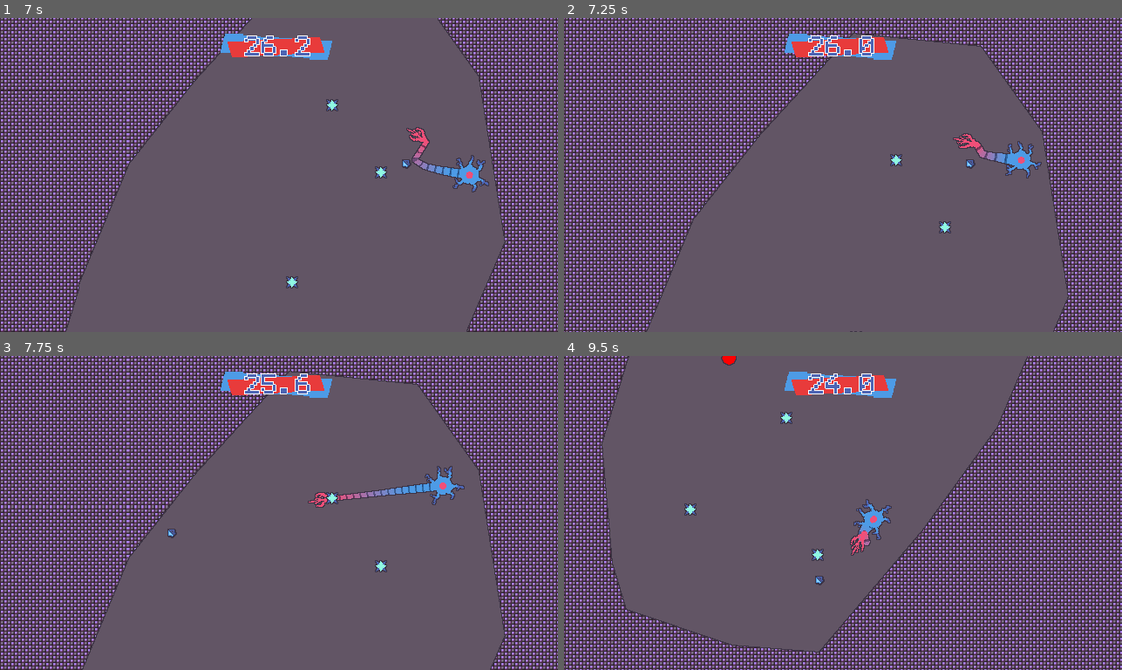
Above: before the commit, frames 1-4 (two rows, left to right).
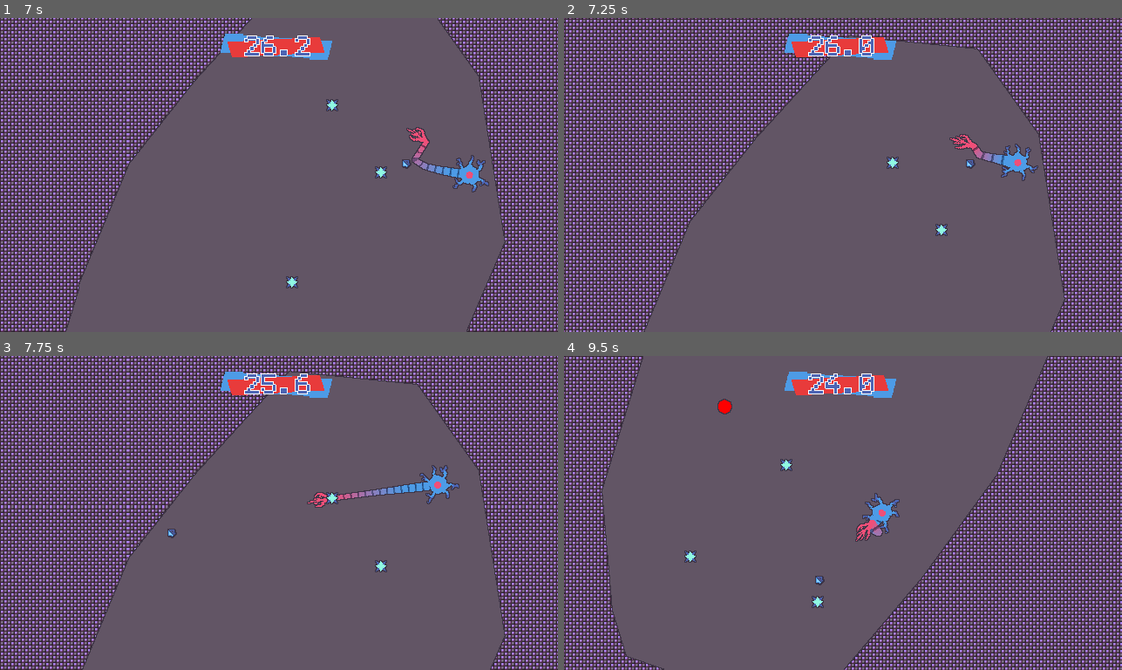
Above: after the commit, the same moments.

Repository: bnhrl/MomentumIsEverythingCountDown
Game: Godot game, scene res://Game/MainMenu/main_menu.tscn
Same seed, same stepped clock (60 frames per second), same inputs: the game is played once before the commit and once after it.
Inputs (mouse positions are in pixels of both pictures, inside the frame that each line leads up to):
- Up to frame 1 (7 s): move the mouse to (279, 288) at 0.52 s; hold D (right) 0.53-1.28 s; click (279, 288) at 0.6 s; move the mouse to (61, 291) at 1.27 s; hold S (down) 1.28-2.03 s; click (61, 291) at 1.35 s; tap Enter at 2 s; move the mouse to (267, 196) at 2.02 s; hold D (right) 2.03-2.78 s; click (267, 196) at 2.1 s; move the mouse to (251, 237) at 2.77 s; hold W (up) 2.78-3.53 s; click (251, 237) at 2.85 s; move the mouse to (446, 222) at 3.52 s; hold A (left) 3.53-5.03 s; click (446, 222) at 3.6 s; move the mouse to (111, 127) at 4.27 s; click (111, 127) at 4.35 s; move the mouse to (306, 175) at 5.02 s; hold S (down) 5.03-5.78 s; click (306, 175) at 5.1 s; move the mouse to (195, 96) at 5.77 s; hold D (right) 5.78-6.53 s; click (195, 96) at 5.85 s; move the mouse to (401, 159) at 6.52 s; hold W (up) from 6.53 s (still down); click (401, 159) at 6.6 s
- Up to frame 2 (7.25 s): keep holding W (up)
- Up to frame 3 (7.75 s): move the mouse to (167, 528) at 7.27 s; release W (up) at 7.28 s; hold D (right) from 7.28 s (still down); click (167, 528) at 7.35 s
- Up to frame 4 (9.5 s): move the mouse to (898, 443) at 8.02 s; release D (right) at 8.03 s; hold S (down) 8.03-8.78 s; click (898, 443) at 8.1 s; move the mouse to (815, 575) at 8.77 s; hold A (left) from 8.78 s (still down); click (815, 575) at 8.85 s

Frame 1 is identical in both runs. In frame 2, 27% of the frame differs, in the area x 0-100%, y 0-100%; in frame 3, 0.7%; in frame 4, 38%.

Commit message:
Navigation automatically scales to bounds now! Awesome!

Diff:
--- a/Game/Levels/Level1/level_1.tscn
+++ b/Game/Levels/Level1/level_1.tscn
@@ -6,9 +6,9 @@
 [ext_resource type="PackedScene" uid="uid://tms7gslr1oip" path="res://Game/Enemies/_Base/enemy.tscn" id="4_nmra5"]
 
 [sub_resource type="NavigationPolygon" id="NavigationPolygon_nmra5"]
-vertices = PackedVector2Array(1017.25, 447.0078, 933.1406, 562.78906, 817.6797, 698.6172, 723.02344, 691.1172, 608.0703, 652.1719, 593.8672, 605.10156, 582.1328, 470.07813, 630, 314.5, 1097.6719, 259.71094, 1068.4766, 74.88281, 630, 309.7578, 685.6875, 176.11719, 760.6172, 81.47656, 863.9922, -31.539063, 1002.4922, -17.5, 1648.0469, 310.34375, 2534.3516, -538.53125, 2566.8672, 318.71875, 1933.7969, 1129.4063, 1621.5234, 826.6797, 345.89844, 1266.7109, 542.3203, 863.4375, 124.3125, 286.27344, 124.32031, 286.27344, 122.22656, 294.20313, 75.09375, 871.21094, 542.5781, 862.28906, -365.70313, 740.64844, 124.46875, 294.34375, 172.82031, -524.5, 125.57031, 281.54688, 126.17969, 274.4297, 126.88281, 266.40625, 1521.2891, -373.15625, 1268.1406, -609.97656, 294.28125, -349.85938, 129.57031, 266.5703)
-polygons = Array[PackedInt32Array]([PackedInt32Array(0, 1, 2, 3, 4, 5, 6, 7, 8), PackedInt32Array(9, 8, 7, 10, 11, 12, 13, 14), PackedInt32Array(15, 16, 17, 18, 19), PackedInt32Array(19, 18, 20, 21), PackedInt32Array(22, 23, 24), PackedInt32Array(25, 26, 21, 20), PackedInt32Array(25, 20, 27), PackedInt32Array(28, 25, 27, 24), PackedInt32Array(24, 27, 29, 22), PackedInt32Array(30, 22, 29, 31), PackedInt32Array(32, 31, 29), PackedInt32Array(16, 15, 33), PackedInt32Array(34, 16, 33, 35, 29), PackedInt32Array(32, 29, 35, 36)])
-outlines = Array[PackedVector2Array]([PackedVector2Array(166, -534, -378, 744, 343, 1277, 1939, 1139, 2577, 322, 2544, -548, 1268, -620)])
+vertices = PackedVector2Array(494.25, 107.00781, 410.14063, 222.78906, 294.6797, 358.6172, 200.02344, 351.1172, 85.07031, 312.17188, 70.86719, 265.10156, 59.132813, 130.07813, 107, -25.5, 574.6719, -80.28125, 545.47656, -265.10938, 107, -30.21875, 162.6875, -163.86719, 237.61719, -258.5078, 340.9922, -371.53906, 479.4922, -357.5)
+polygons = Array[PackedInt32Array]([PackedInt32Array(0, 1, 2, 3, 4, 5, 6, 7, 8), PackedInt32Array(9, 8, 7, 10, 11, 12, 13, 14)])
+outlines = Array[PackedVector2Array]([PackedVector2Array(33, -399, 619, -399, 619, 389, 33, 389)])
 source_geometry_mode = 1
 source_geometry_group_name = &"navigation_group"
 
--- a/Game/Levels/_Base/level.gd
+++ b/Game/Levels/_Base/level.gd
@@ -11,7 +11,18 @@
 
 @export_tool_button("Rebake Navigation") var rebake := func() -> void:
 	$NavigationRegion.show()
-	$NavigationRegion.navigation_polygon = $NavigationRegion.navigation_polygon.duplicate()
+	var bounds_rect: Rect2 = $Bounds.get_rect()
+	var points := PackedVector2Array([
+		bounds_rect.position,
+		bounds_rect.position+Vector2(bounds_rect.size.x, 0.0),
+		bounds_rect.position + bounds_rect.size,
+		bounds_rect.position+Vector2(0.0, bounds_rect.size.y),
+	])
+
+	var nav_poly: NavigationPolygon = $NavigationRegion.navigation_polygon.duplicate()
+	nav_poly.clear_outlines()
+	nav_poly.add_outline(points)
+	$NavigationRegion.navigation_polygon = nav_poly
 	$NavigationRegion.bake_navigation_polygon()
 	await get_tree().create_timer(0.75).timeout
 	$NavigationRegion.hide()
--- a/Game/Levels/_Base/level.tscn
+++ b/Game/Levels/_Base/level.tscn
@@ -6,8 +6,8 @@
 
 [sub_resource type="ShaderMaterial" id="ShaderMaterial_mndar"]
 shader = ExtResource("3_4nsif")
-shader_parameter/line_color = Color(1, 1, 1, 1)
-shader_parameter/line_thickness = 1.0
+shader_parameter/on_canvas_group = true
+shader_parameter/outline_thickness = 1.0
 
 [sub_resource type="TileSet" id="TileSet_4nsif"]
 
@@ -38,7 +38,6 @@
 [node name="PolygonWalls" type="Node2D" parent="WallLayer" unique_id=576414089 groups=["navigation_group"]]
 
 [node name="NavigationRegion" type="NavigationRegion2D" parent="." unique_id=517625210]
-position = Vector2(-523, -340)
 navigation_polygon = SubResource("NavigationPolygon_4nsif")
 
 [node name="GrapplePoints" type="Node" parent="." unique_id=882760734]
--- a/Game/Player/player.gd
+++ b/Game/Player/player.gd
@@ -23,10 +23,6 @@
 	var input_direction := Input.get_vector("left", "right", "up", "down")
 	if grappled_object:
 		input_direction = Vector2.ZERO
-		#if Input.is_action_pressed("left"):
-			#momentum = momentum.rotated(-delta*32.0)*60*delta
-		#elif Input.is_action_pressed("right"):
-			#momentum = momentum.rotated(delta*32.0)*60*delta
 
 	velocity = input_direction * SPEED + momentum
 	momentum = LerpHelper.lv2(momentum, Vector2.ZERO, 3.0, delta)
@@ -34,12 +30,14 @@
 	#print("Current Momentum: " + str(int(momentum.length())))
 
 	move_and_slide()
-	for i in get_slide_collision_count():
-		var collision := get_slide_collision(i)
-		if collision:
-			momentum = momentum.bounce(collision.get_normal())*0.8
-			velocity = velocity.bounce(collision.get_normal())*0.8
-			break
+	if get_momentum() >= 100: # Ricocheting
+		for i in get_slide_collision_count():
+			var collision := get_slide_collision(i)
+			if collision:
+				momentum = momentum.bounce(collision.get_normal())*0.8
+				velocity = velocity.bounce(collision.get_normal())*0.8
+				Camera.add_shake(clampf(get_momentum()*0.005, 0.0, 2.5))
+				break
 
 func get_momentum() -> float:
 	return momentum.length()
--- a/_Globals/Camera/_Camera.gd
+++ b/_Globals/Camera/_Camera.gd
@@ -15,8 +15,9 @@
 @onready var target_position := get_viewport_rect().size/2.0
 
 func _process_following() -> void:
+	offset = camera_shake
 	if target:
-		target_position = target.global_position + camera_shake
+		target_position = target.global_position
 	else:
 		target_position = get_viewport_rect().size/2.0
 	global_position = target_position
